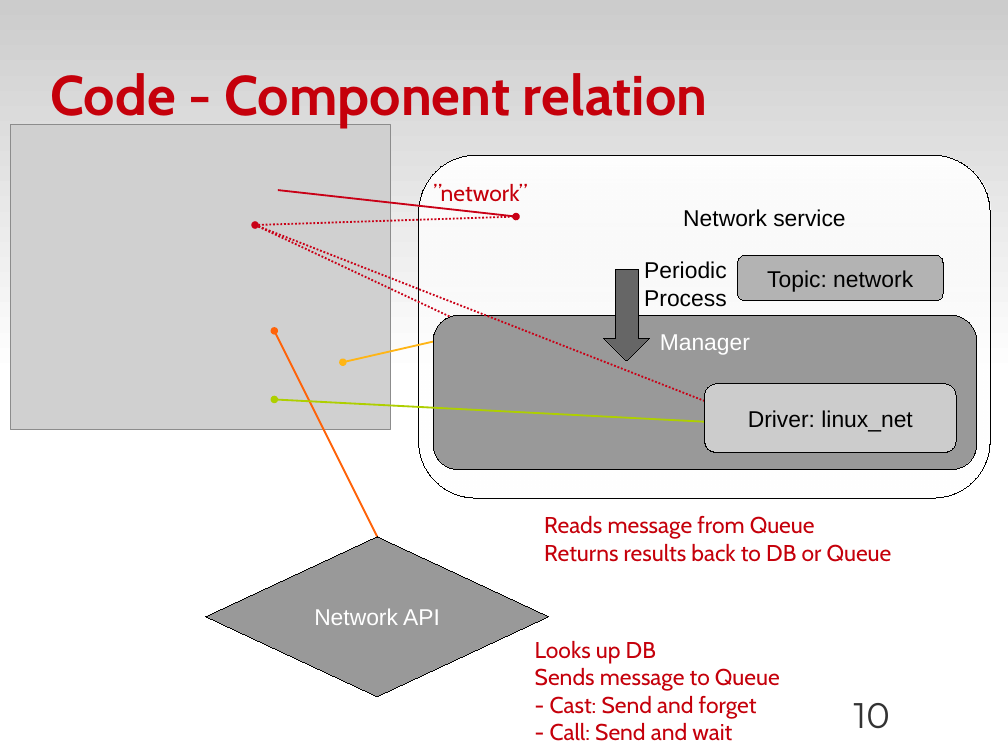
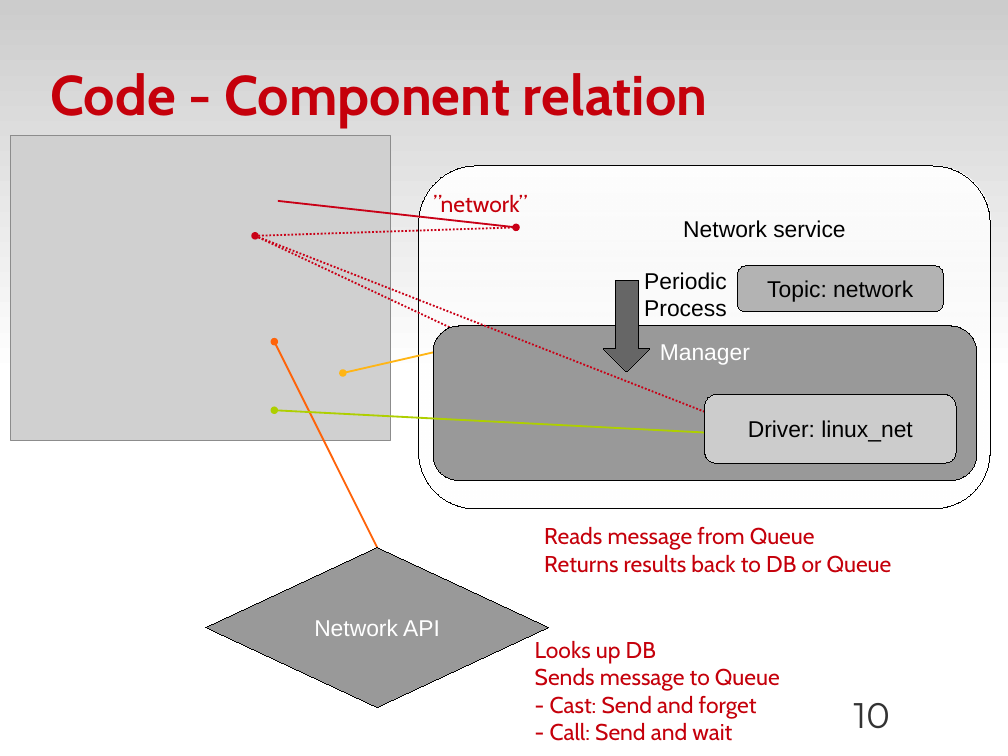
Before and after one commit to zyluo/talk-COSUG-2012, a slide deck: slide 10 of COSUG-2012.odp. Drawn at 1008x756 pixels with LibreOffice and Linux fonts; fonts in the diff are those of the drawing; grey boxes stand for pictures; background and template pictures are left out. Boxes give left, top, right and bottom in pixels: in the first picture for what was removed or moved away, otherwise in the second. Text is boxed around its words. In the diff, an @@ line names an element or a change of style, - is before the commit and + after.

```diff
--- a/COSUG-2012.odp
+++ b/COSUG-2012.odp
@@ 5 arrows, 4 rounded rectangles, 3 texts, 2 lines, 1 picture, 1 diamond, 1 down arrow: place and size @@
-5 arrows, 4 rounded rectangles, 3 texts, 2 lines, 1 picture, 1 diamond, 1 down arrow at (10, 124, 991, 697)
+5 arrows, 4 rounded rectangles, 3 texts, 2 lines, 1 picture, 1 diamond, 1 down arrow at (10, 135, 991, 708)
```
Also in this commit, not shown: 5 other slides changed, 1 other file.
